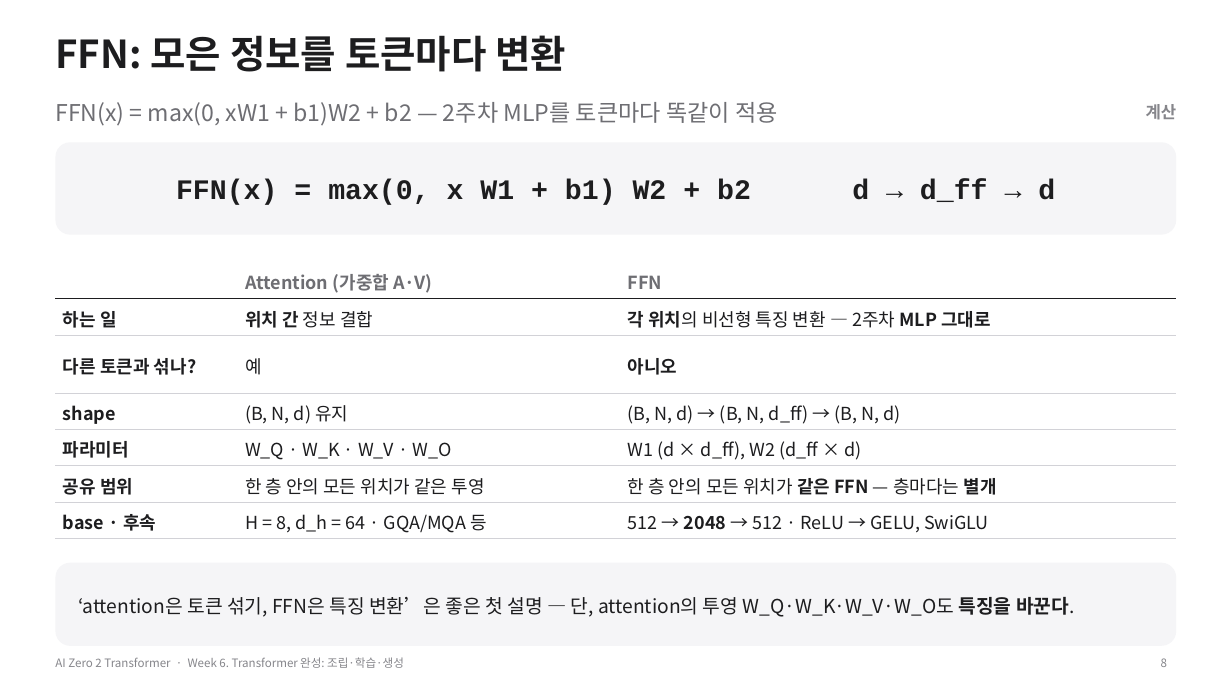
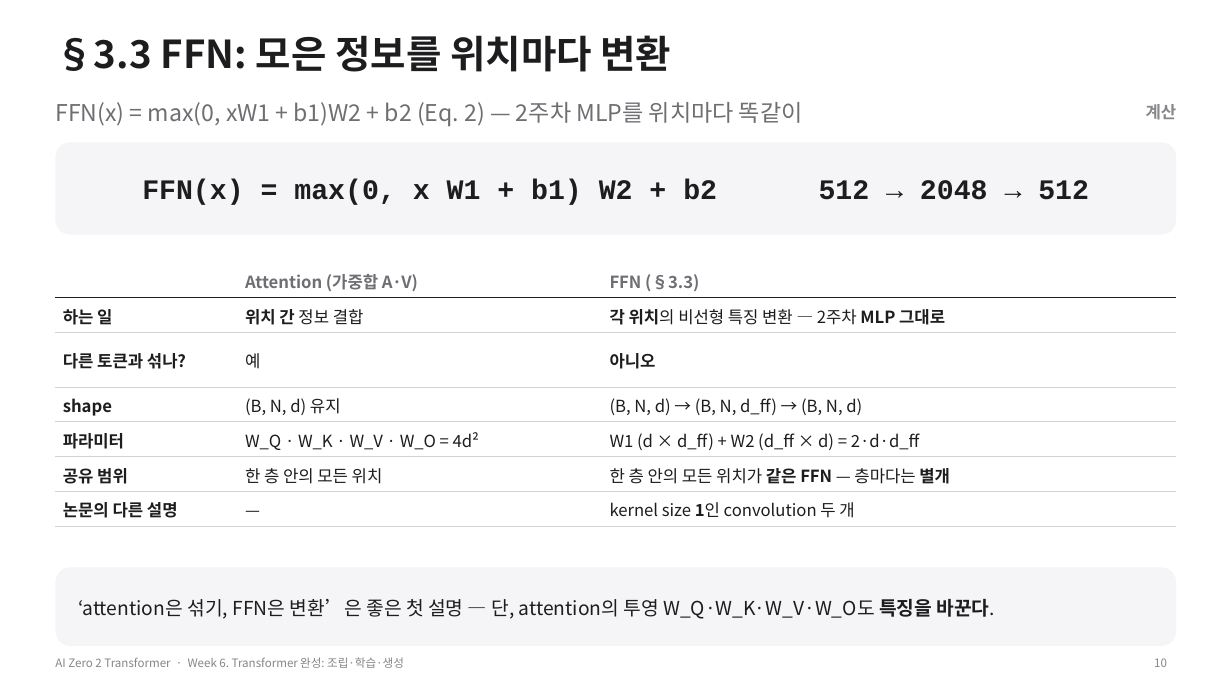
Before and after one commit to myunhh/AI-Zero-2-Transformers, a slide deck: slide 10 of lectures/week06_transformer_complete.pptx (slide 8 before the commit). Drawn at 1232x693 pixels with LibreOffice and Linux fonts; fonts in the diff are those of the drawing. Boxes give left, top, right and bottom in pixels: in the first picture for what was removed or moved away, otherwise in the second. Text is boxed around its words. In the diff, an @@ line names an element or a change of style, - is before the commit and + after.

```diff
--- a/lectures/week06_transformer_complete.pptx
+++ b/lectures/week06_transformer_complete.pptx
@@ title at (55, 35, 672, 72): text changed @@
-FFN: 모은 정보를 토큰마다 변환
+§3.3 FFN: 모은 정보를 위치마다 변환
@@ text at (55, 102, 803, 126): text changed @@
-FFN(x) = max(0, xW1 + b1)W2 + b2 — 2주차 MLP를 토큰마다 똑같이 적용
+FFN(x) = max(0, xW1 + b1)W2 + b2 (Eq. 2) — 2주차 MLP를 위치마다 똑같이
@@ text at (142, 179, 1089, 205): text changed @@
-FFN(x) = max(0, x W1 + b1) W2 + b2 d → d_ff → d
+FFN(x) = max(0, x W1 + b1) W2 + b2 512 → 2048 → 512
@@ table at (55, 262, 1176, 526) @@
-row 1, column 3: FFN
+row 1, column 3: FFN (§3.3)
-row 5, column 2: W_Q · W_K · W_V · W_O
+row 5, column 2: W_Q · W_K · W_V · W_O = 4d²
-row 5, column 3: W1 (d × d_ff), W2 (d_ff × d)
+row 5, column 3: W1 (d × d_ff) + W2 (d_ff × d) = 2·d·d_ff
-row 6, column 2: 한 층 안의 모든 위치가 같은 투영
+row 6, column 2: 한 층 안의 모든 위치
-row 7: base · 후속 | H = 8, d_h = 64 · GQA/MQA 등 | 512 → 2048 → 512 · ReLU → GELU, SwiGLU
+row 7: 논문의 다른 설명 | — | kernel size 1인 convolution 두 개
@@ size 14 to 13 pt in "Attention (가중합 A·V)", "하는 일", "위치 간 정보 결합", "각 위치의 비선형 특징 변환 — 2주차 ..." and 9 more places @@
@@ rounded rectangle "‘attention은 섞기, FFN은 변환’은 좋은 ...": place and size @@
-rounded rectangle "‘attention은 섞기, FFN은 변환’은 좋은 ..." at (55, 563, 1177, 646)
+rounded rectangle "‘attention은 섞기, FFN은 변환’은 좋은 ..." at (55, 567, 1177, 646)
@@ rounded rectangle "‘attention은 섞기, FFN은 변환’은 좋은 ..." at (55, 567, 1177, 646): proportions changed @@
@@ text in rounded rectangle at (78, 599, 996, 619): text changed @@
-‘attention은 토큰 섞기, FFN은 특징 변환’은 좋은 첫 설명 — 단, attention의 투영 W_Q·W_K·W_V·W_O도 특징을 바꾼다.
+‘attention은 섞기, FFN은 변환’은 좋은 첫 설명 — 단, attention의 투영 W_Q·W_K·W_V·W_O도 특징을 바꾼다.
@@ page number at (1154, 658, 1167, 667): text changed @@
-8
+10
```
Also in this commit, not shown: 27 other slides changed, 24 slides added, 18 slides removed, 11 other files.
